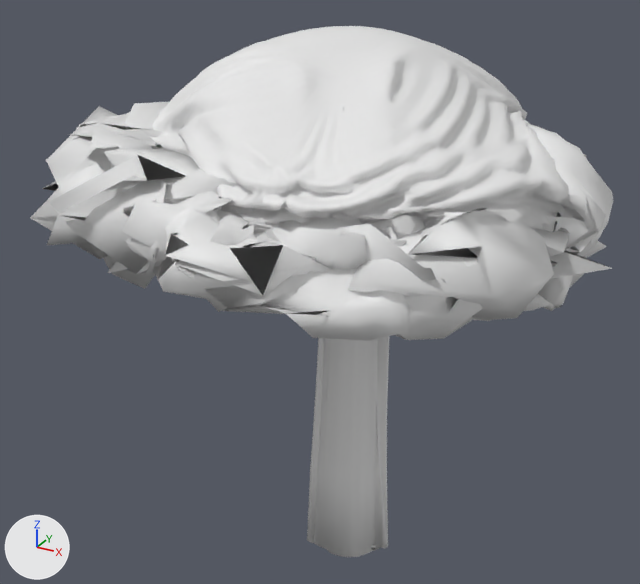
An edit to the glTF model public/wood1.glb, drawn before and after from the same camera.
Rendered twice from a camera (50 mm lens) standing at (3.61, -7.4, 3.9) and looking at (-0.45, -0.03, 0.22). The axes (+X, +Y, +Z) are drawn at lower left. The lights are the same throughout. The first picture is the older version.

The scene before the commit, as lines of its bpy script (objects in view):
```python
me_円柱 = bpy.data.meshes.new('円柱')
me_円柱.from_pydata(...)  # 640 vertices, 1276 faces; spans x -0.5..0.45, y -0.46..0.41, z -2.85..1.43
me_球 = bpy.data.meshes.new('球')
me_球.from_pydata(...)  # 7682 vertices, 15360 faces; spans x -2.81..2.53, y -2.65..2.68, z 0.39..2.8
ob_円柱 = bpy.data.objects.new('円柱', me_円柱)
ob_円柱.location = (0.0, 0.0, 0.0)
ob_球 = bpy.data.objects.new('球', me_球)
ob_球.location = (0.0, 0.0, 0.0)
```
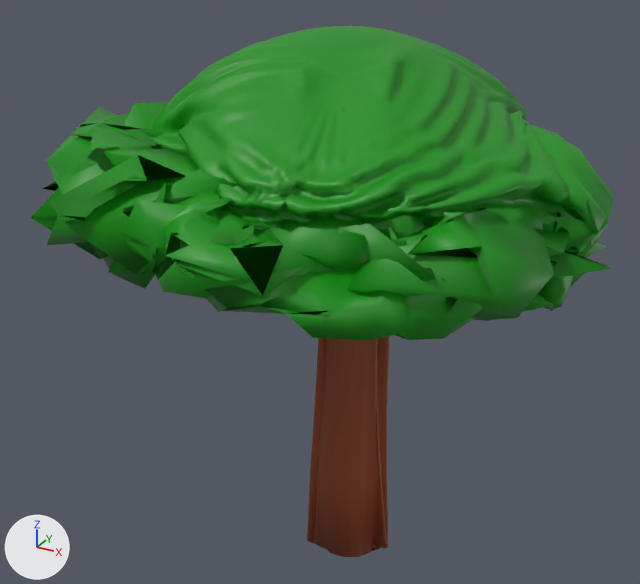
Scene script edits in JSON lines:
```json
{"op": "add", "block": "mat_マテリアル", "code": ["mat_マテリアル = principled_material('マテリアル')", "mat_マテリアル.base_color = (0.00521, 0.269, 0.00385)  # green #108e0d"]}
{"op": "add", "block": "mat_マテリアル_001", "code": ["mat_マテリアル_001 = principled_material('マテリアル.001')", "mat_マテリアル_001.base_color = (0.269, 0.0546, 0.0133)  # brown #8e421e"]}
{"block": "me_円柱", "where": "me_円柱.from_pydata(...)  # 640 vertices, 1276 faces; spans x -0.5..0.45, y -0.46..0.41, z -2.85..1.43"}
{"op": "add", "block": "me_円柱", "code": "me_円柱.materials.append(mat_マテリアル_001)  # brown #8e421e"}
{"block": "me_球", "where": "me_球.from_pydata(...)  # 7682 vertices, 15360 faces; spans x -2.81..2.53, y -2.65..2.68, z 0.39..2.8"}
{"op": "add", "block": "me_球", "code": "me_球.materials.append(mat_マテリアル)  # green #108e0d"}
```

Where the change shows, as pixel boxes (x1, y1, x2, y2) in the pictures (640 x 584 px):
```json
{"object": "球", "change": "recoloured", "before": [30, 26, 613, 341], "after": [30, 26, 613, 341], "on screen": "white to green"}
{"object": "円柱", "change": "recoloured", "before": [307, 336, 390, 557], "after": [307, 336, 390, 557], "on screen": "white to brown"}
```
